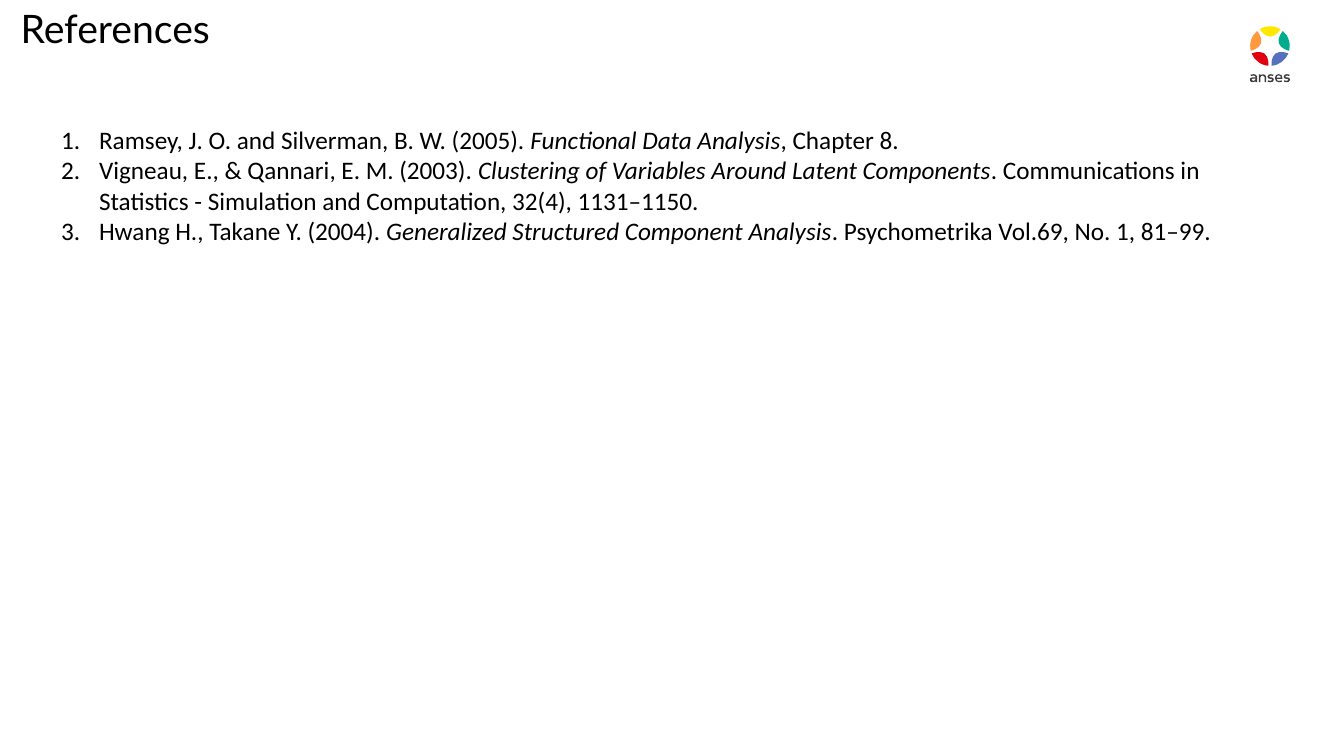
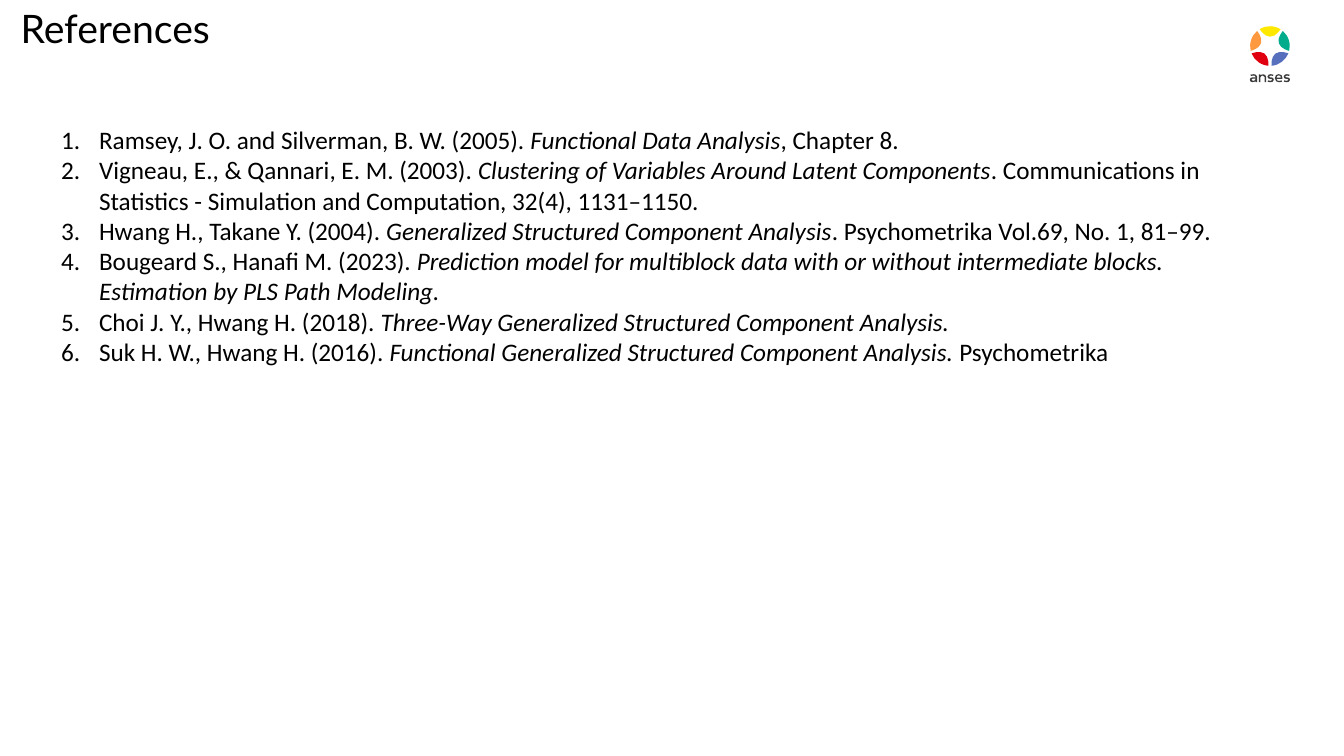
Before and after one commit to GMarTT/Agrostat-Dijon, a slide deck: slide 20 of diaporama/diapo_agrostat_v1.pptx (slide 14 before the commit). Drawn at 1344x756 pixels with LibreOffice and Linux fonts; fonts in the diff are those of the drawing. Boxes give left, top, right and bottom in pixels: in the first picture for what was removed or moved away, otherwise in the second. Text is boxed around its words. In the diff, an @@ line names an element or a change of style, - is before the commit and + after.

```diff
--- a/diaporama/diapo_agrostat_v1.pptx
+++ b/diaporama/diapo_agrostat_v1.pptx
@@ text at box(99, 251, 1163, 366): paragraphs added @@
+4. Bougeard S., Hanafi M. (2023). Prediction model for multiblock data with or without intermediate blocks. Estimation by PLS Path Modeling.
+5. Choi J. Y., Hwang H. (2018). Three-Way Generalized Structured Component Analysis.
+6. Suk H. W., Hwang H. (2016). Functional Generalized Structured Component Analysis. Psychometrika
```
Also in this commit, not shown: 2 other slides changed, 6 slides added, 5 other files.
